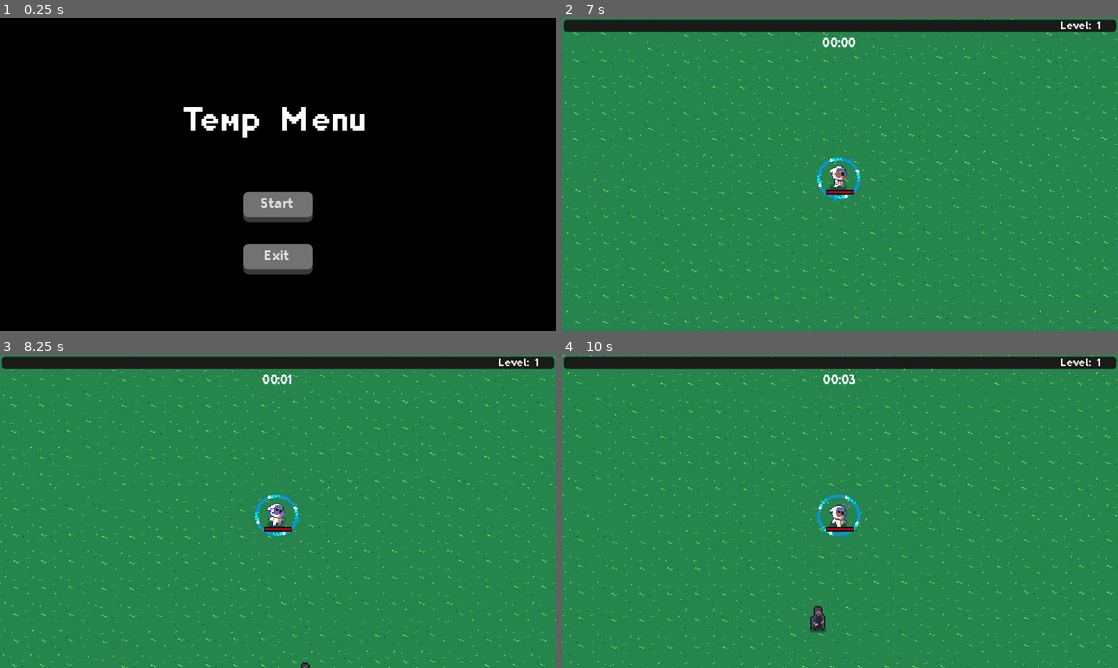
Above: before the commit, frames 1-4 (two rows, left to right).
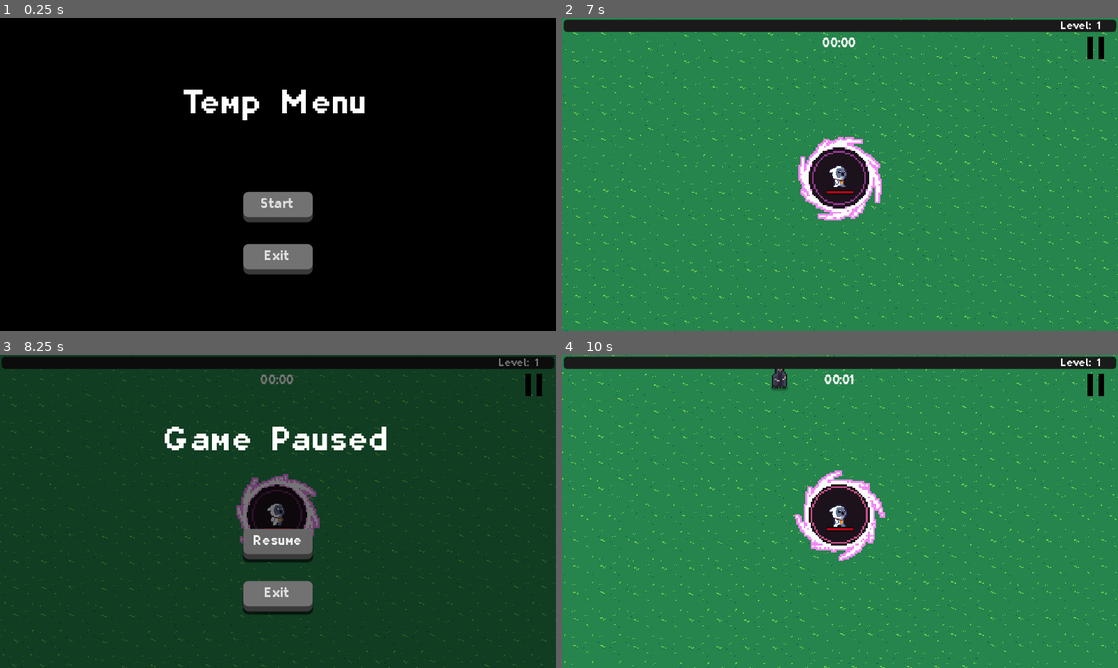
Above: after the commit, the same moments.

Repository: IgnacyZywalewski/VampireSurvivors
Game: Godot game, scene res://ui/menu.tscn
Same seed, same stepped clock (60 frames per second), same inputs: the game is played once before the commit and once after it. Sound files missing from this copy of the repository are replaced by a short silence.
Inputs (mouse positions are in pixels of both pictures, inside the frame that each line leads up to):
- Up to frame 1 (0.25 s): no input
- Up to frame 2 (7 s): click "Start" at 0.5 s; click "Start" at 1.25 s; tap Enter at 2, 3.5, 5 s; move the mouse to (962, 158) at 2.02 s; hold D (right) 2.03-2.78 s; click (962, 158) at 2.1 s; tap Space at 2.75, 4.25, 5.75 s; move the mouse to (728, 190) at 2.77 s; hold S (down) 2.78-3.53 s; click (728, 190) at 2.85 s; move the mouse to (895, 105) at 3.52 s; hold D (right) 3.53-4.28 s; click (895, 105) at 3.6 s; move the mouse to (812, 237) at 4.27 s; hold W (up) 4.28-5.03 s; click (812, 237) at 4.35 s; move the mouse to (1006, 221) at 5.02 s; hold A (left) 5.03-6.53 s; click (1006, 221) at 5.1 s; move the mouse to (673, 127) at 5.77 s; click (673, 127) at 5.85 s; move the mouse to (867, 174) at 6.52 s; hold S (down) from 6.53 s (still down); click (867, 174) at 6.6 s
- Up to frame 3 (8.25 s): release S (down) at 7.25 s; click (533, 386) at 7.27 s; click (278, 542) at 8 s, where only the run after the commit has a clickable "Resume"
- Up to frame 4 (10 s): move the mouse to (756, 433) at 8.77 s; hold D (right) 8.78-9.53 s; click (756, 433) at 8.85 s; move the mouse to (962, 495) at 9.52 s; hold W (up) from 9.53 s (still down); click (962, 495) at 9.6 s

The runs differ from the first frame. In frame 1, 1.8% of the frame differs, in the area x 33-66%, y 22-39%; in frame 2, 2.9%; in frame 3, 96%, in the area x 0-100%, y 0-100%; in frame 4, 7.7%.

Commit message:
Added game pause option

Diff:
--- a/player/player.gd
+++ b/player/player.gd
@@ -30,6 +30,7 @@
 @onready var level_up_panel = get_node("%LevelUpPanel")
 @onready var upgrade_options = get_node("%UpgradeOptions")
 @onready var item_option = preload("res://ui/item_option.tscn")
+@onready var pause_screen = get_node("%PauseScreen")
 
 #Weapons
 var fireball = preload("res://player/weapons/fireball.tscn")
@@ -56,7 +57,7 @@
 var shooting_star_level = 0
 
 #BlackHole
-var black_hole_level = 0
+var black_hole_level = 1
 
 #LightningBolt
 var lightning_bolt_ammo = 0
@@ -65,11 +66,11 @@
 
 #Passives
 var shield = preload("res://player/passives/shield.tscn")
-var shield_level = 1
+var shield_level = 0
 var shield_amount = 0
 
 var regeneration = preload("res://player/passives/regeneration.tscn")
-var regeneration_level = 1
+var regeneration_level = 0
 var regeneration_amount = 0
 
 #Enemy
@@ -321,6 +322,11 @@
 func level_up():
 	level_label.text = str("Level: ", experience_level)
 	level_up_panel.visible = true
+
+	var tween = level_up_panel.create_tween()
+	tween.tween_property(level_up_panel, "position", Vector2(220, 65), 0.5).set_trans(Tween.TRANS_QUINT).set_ease(Tween.EASE_OUT)
+	tween.play()
+
 	var options = 0
 	var options_max = 3
 	while options < options_max:
@@ -333,6 +339,17 @@
 	var option_children = upgrade_options.get_children()
 	for i in option_children:
 		i.queue_free()
+
+	var tween = level_up_panel.create_tween()
+	tween.tween_property(level_up_panel, "position", Vector2(220, 380), 0.1).set_trans(Tween.TRANS_QUINT).set_ease(Tween.EASE_OUT)
+	tween.play()
+	await tween.finished
+
 	level_up_panel.visible = false
 	get_tree().paused = false
 	callculate_experience(0)
+
+
+func _on_pause_button_pressed():
+	get_tree().paused = true
+	pause_screen.visible = true
--- a/player/player.tscn
+++ b/player/player.tscn
@@ -11,6 +11,8 @@
 [ext_resource type="PackedScene" uid="uid://brwtjelihi5mj" path="res://ui/health_bar.tscn" id="7_j0eem"]
 [ext_resource type="PackedScene" uid="uid://cuvyq7snegdrn" path="res://ui/panel.tscn" id="8_3xrhe"]
 [ext_resource type="PackedScene" uid="uid://b64b3cgyw4prq" path="res://ui/button.tscn" id="8_tikf5"]
+[ext_resource type="PackedScene" uid="uid://bog7qy43ogqpo" path="res://ui/pause_screen.tscn" id="11_6xadf"]
+[ext_resource type="Texture2D" uid="uid://is565rnymiik" path="res://assets/textures/items/pause_button.png" id="12_veeya"]
 
 [sub_resource type="CapsuleShape2D" id="CapsuleShape2D_khjtk"]
 radius = 5.0
@@ -447,9 +449,9 @@
 visible = false
 layout_mode = 0
 offset_left = 220.0
-offset_top = 50.0
+offset_top = 380.0
 offset_right = 420.0
-offset_bottom = 300.0
+offset_bottom = 630.0
 
 [node name="LevelUpLabel" type="Label" parent="GUILayer/GUI/LevelUpPanel"]
 layout_mode = 0
@@ -470,6 +472,20 @@
 offset_right = 190.0
 offset_bottom = 100.0
 theme_override_constants/separation = 10
+
+[node name="PauseScreen" parent="GUILayer/GUI" instance=ExtResource("11_6xadf")]
+unique_name_in_owner = true
+visible = false
+layout_mode = 0
+
+[node name="PauseButton" type="TextureButton" parent="GUILayer/GUI"]
+layout_mode = 0
+offset_left = 605.0
+offset_top = 22.0
+offset_right = 682.0
+offset_bottom = 108.0
+scale = Vector2(0.3, 0.3)
+texture_normal = ExtResource("12_veeya")
 
 [node name="HealthBar" parent="." instance=ExtResource("7_j0eem")]
 offset_left = -15.0
@@ -492,5 +508,6 @@
 [connection signal="click_end" from="GUILayer/GUI/DeathPanel/ReplayButton" to="." method="_on_replay_button_click_end"]
 [connection signal="click_end" from="GUILayer/GUI/DeathPanel/MenuButton" to="." method="_on_menu_button_click_end"]
 [connection signal="click_end" from="GUILayer/GUI/DeathPanel/ExitButton" to="." method="_on_exit_button_click_end"]
+[connection signal="pressed" from="GUILayer/GUI/PauseButton" to="." method="_on_pause_button_pressed"]
 
 [editable path="Hurtbox"]
--- a/player/weapons/black_hole.gd
+++ b/player/weapons/black_hole.gd
@@ -17,7 +17,7 @@
 	animation.play("black_hole")
 	match level:
 		1:
-			damage = 1
+			damage = 10
 			cooldown_timer = 1.5
 			sprite.scale = Vector2(2,2)
 			collision_shape.scale = Vector2(2,2)
--- a/ui/item_option.tscn
+++ b/ui/item_option.tscn
@@ -1,7 +1,7 @@
 [gd_scene load_steps=4 format=3 uid="uid://dbdd01owjm1xd"]
 
 [ext_resource type="Script" path="res://ui/item_option.gd" id="1_7ec6g"]
-[ext_resource type="Texture2D" uid="uid://bee2j162qybrn" path="res://assets/textures/weapons/black_hole_icon.png" id="2_hqvtr"]
+[ext_resource type="Texture2D" uid="uid://3ipfvu4u7381" path="res://assets/textures/icons/black_hole_icon.png" id="2_jqcrp"]
 [ext_resource type="FontFile" uid="uid://d4a3w6dx63g5p" path="res://assets/fonts/Planes_ValMore.ttf" id="3_0mr8k"]
 
 [node name="ItemOption" type="ColorRect"]
@@ -18,7 +18,7 @@
 offset_right = 38.0
 offset_bottom = 37.0
 scale = Vector2(0.6, 0.6)
-texture = ExtResource("2_hqvtr")
+texture = ExtResource("2_jqcrp")
 
 [node name="NameLabel" type="Label" parent="."]
 layout_mode = 0
--- a/ui/menu.tscn
+++ b/ui/menu.tscn
@@ -38,9 +38,9 @@
 [node name="Label" type="Label" parent="ColorRect"]
 layout_mode = 0
 offset_left = 210.0
-offset_top = 90.0
+offset_top = 70.0
 offset_right = 430.0
-offset_bottom = 150.0
+offset_bottom = 130.0
 theme_override_fonts/font = ExtResource("2_11sb8")
 theme_override_font_sizes/font_size = 40
 text = "Temp Menu"
--- /dev/null
+++ b/ui/pause_screen.gd
@@ -0,0 +1,9 @@
+extends Control
+
+
+func _on_resume_button_click_end():
+	visible = false
+	get_tree().paused = false
+
+func _on_exit_button_click_end():
+	get_tree().quit()
--- /dev/null
+++ b/ui/pause_screen.tscn
@@ -0,0 +1,51 @@
+[gd_scene load_steps=4 format=3 uid="uid://bog7qy43ogqpo"]
+
+[ext_resource type="FontFile" uid="uid://d4a3w6dx63g5p" path="res://assets/fonts/Planes_ValMore.ttf" id="1_3ix0l"]
+[ext_resource type="Script" path="res://ui/pause_screen.gd" id="1_oi3mn"]
+[ext_resource type="PackedScene" uid="uid://b64b3cgyw4prq" path="res://ui/button.tscn" id="2_jvnj2"]
+
+[node name="PauseScreen" type="Control"]
+process_mode = 2
+z_index = 2
+layout_mode = 3
+anchors_preset = 0
+offset_right = 640.0
+offset_bottom = 360.0
+script = ExtResource("1_oi3mn")
+
+[node name="ColorRect" type="ColorRect" parent="."]
+layout_mode = 0
+offset_right = 640.0
+offset_bottom = 360.0
+color = Color(0, 0, 0, 0.545098)
+
+[node name="Label" type="Label" parent="ColorRect"]
+layout_mode = 0
+offset_left = 190.0
+offset_top = 70.0
+offset_right = 450.0
+offset_bottom = 130.0
+theme_override_fonts/font = ExtResource("1_3ix0l")
+theme_override_font_sizes/font_size = 40
+text = "Game Paused"
+horizontal_alignment = 1
+vertical_alignment = 1
+
+[node name="ResumeButton" parent="ColorRect" instance=ExtResource("2_jvnj2")]
+layout_mode = 0
+offset_left = 280.0
+offset_top = 200.0
+offset_right = 360.0
+offset_bottom = 235.0
+text = "Resume"
+
+[node name="ExitButton" parent="ColorRect" instance=ExtResource("2_jvnj2")]
+layout_mode = 0
+offset_left = 280.0
+offset_top = 260.0
+offset_right = 360.0
+offset_bottom = 295.0
+text = "Exit"
+
+[connection signal="click_end" from="ColorRect/ResumeButton" to="." method="_on_resume_button_click_end"]
+[connection signal="click_end" from="ColorRect/ExitButton" to="." method="_on_exit_button_click_end"]
--- a/world/world.tscn
+++ b/world/world.tscn
@@ -36,9 +36,9 @@
 [sub_resource type="Resource" id="Resource_wbmnu"]
 script = ExtResource("5_sd5ls")
 time_start = 0
-time_end = 1
+time_end = 10
 enemy = ExtResource("8_g7b6a")
-enemy_num = 1
+enemy_num = 10
 enemy_spawn_delay = 0
 
 [node name="World" type="Node2D"]
Renamed: assets/textures/weapons/black_hole_icon.png -> assets/textures/icons/black_hole_icon.png
Not shown, changed: assets/textures/icons/black_hole_icon.png.import
Renamed: assets/textures/weapons/fire_ball_icon.png -> assets/textures/icons/fire_ball_icon.png
Not shown, changed: assets/textures/icons/fire_ball_icon.png.import
Renamed: assets/textures/weapons/lightning_bolt_icon.png -> assets/textures/icons/lightning_bolt_icon.png
Not shown, changed: assets/textures/icons/lightning_bolt_icon.png.import
Renamed: assets/textures/passives/regeneration_icon.png -> assets/textures/icons/regeneration_icon.png
Not shown, changed: assets/textures/icons/regeneration_icon.png.import
Renamed: assets/textures/passives/shield_icon.png -> assets/textures/icons/shield_icon.png
Not shown, changed: assets/textures/icons/shield_icon.png.import
Renamed: assets/textures/weapons/shooting_star_icon.png -> assets/textures/icons/shooting_star_icon.png
Not shown, changed: assets/textures/icons/shooting_star_icon.png.import
(and 3 more such lines)
